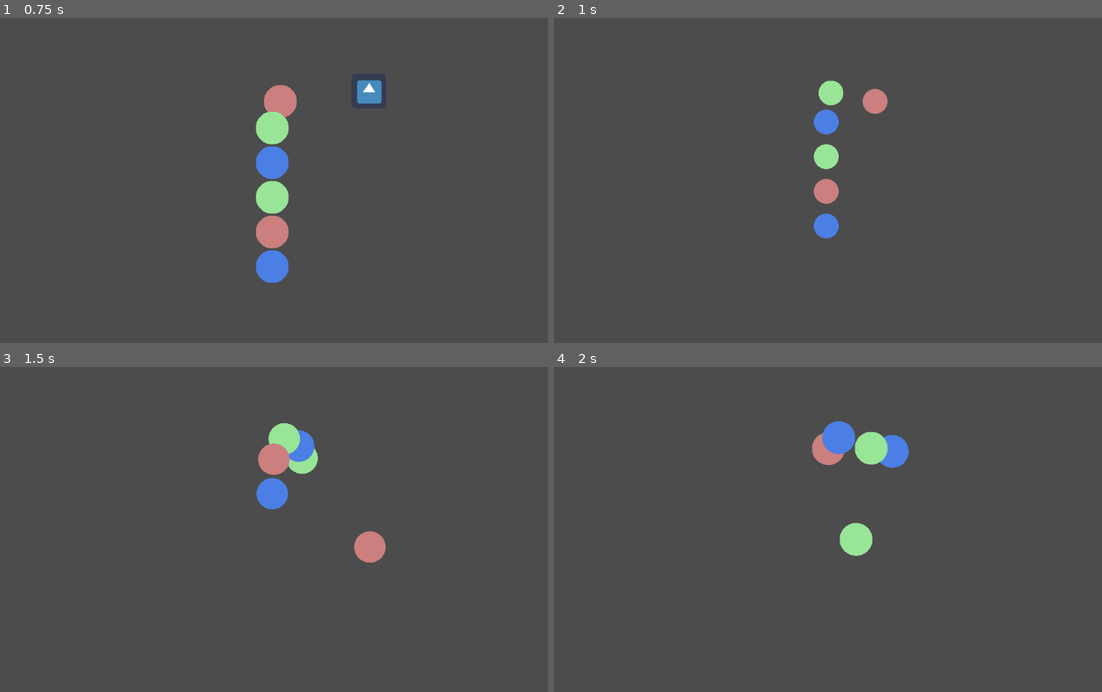
Above: before the commit, frames 1-4 (two rows, left to right).
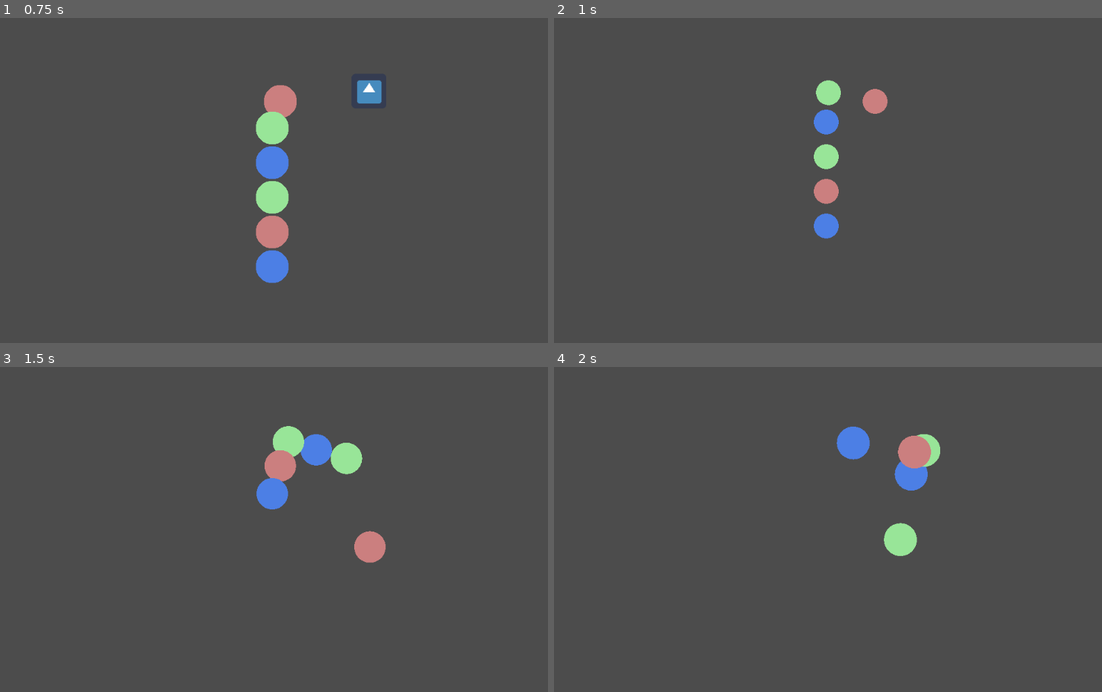
Above: after the commit, the same moments.

Repository: CatOnMars/UndeadCell
Game: Godot game, scene res://Main.tscn
The game is run twice, just before and just after one commit, with the same random seed, the same clock (stepped at 60 frames per second) and the same inputs. The engine's default icon, where the game draws it, is replaced by a stand-in: a white triangle on a blue panel in a dark square.
Inputs:
- Up to frame 1 (0.75 s): hold Right (move_right) from 0.53 s (still down); tap Space (shoot) at 0.6 s
- Up to frame 2 (1 s): keep holding Right (move_right)
- Up to frame 3 (1.5 s): release Right (move_right) at 1.28 s; hold Down (move_down) from 1.28 s (still down); tap Space (shoot) at 1.35 s
- Up to frame 4 (2 s): keep holding Down (move_down)

Frame 1 is identical in both runs. In frame 2, less than 0.1% of the frame differs, in the area x 47-53%, y 19-27%; in frame 3, 1.4%; in frame 4, 3.4%, in the area x 47-71%, y 16-59%.

Commit message:
Changed snake turning algorithm, put movement in physic_process.

Diff:
--- a/cellBlue.tscn
+++ b/cellBlue.tscn
@@ -7,6 +7,6 @@
 shader = ExtResource( 2 )
 shader_param/color = Plane( 0.3, 0.5, 0.9, 1 )
 
-[node name="Sprite4" type="Sprite"]
+[node name="Sprite" type="Sprite"]
 material = SubResource( 1 )
 texture = ExtResource( 1 )
--- a/cellGreen.tscn
+++ b/cellGreen.tscn
@@ -7,6 +7,6 @@
 shader = ExtResource( 2 )
 shader_param/color = Plane( 0.6, 0.9, 0.6, 1 )
 
-[node name="Sprite3" type="Sprite"]
+[node name="Sprite" type="Sprite"]
 material = SubResource( 1 )
 texture = ExtResource( 1 )
--- a/cellRed.tscn
+++ b/cellRed.tscn
@@ -7,6 +7,6 @@
 shader = ExtResource( 2 )
 shader_param/color = Plane( 0.8, 0.5, 0.5, 1 )
 
-[node name="Sprite2" type="Sprite"]
+[node name="Sprite" type="Sprite"]
 material = SubResource( 1 )
 texture = ExtResource( 1 )
--- a/player.gd
+++ b/player.gd
@@ -30,35 +30,28 @@
 		i+=1
 		add_child(node)
 		cellNodes.append(node)
-		reachedTurning.append(true)
-		#turningPnts.append(node.position)
-		turningPnts.append([])
+		turningNo.append(0)
 
-var turningPnts =[]
-var reachedTurning = []
+var turningPnts = []
+var turningNo = []
 func moveCell(i,cell,delta):
-	#print(turningPnts[i])
 	if i==0:
 		cell.position += velocity* delta * movingDir
 	else:
-
-		if not reachedTurning[i] and turningPnts[i].size() > 0 and cell.position.distance_to(turningPnts[i][0])>=velocity*delta:
-			var followDir:Vector2 = (turningPnts[i][0]-cellNodes[i].position).normalized()
-			#print(i,followDir)
-			cell.position += velocity* delta *followDir
+		var turnPntIdx = turningNo[i] - 1
+		if turningNo[i] > 0 :
+			if cell.position.distance_to(turningPnts[turnPntIdx])>1.2*velocity*delta:
+				var followDir:Vector2 = (turningPnts[turnPntIdx]-cellNodes[i].position).normalized()
+				cell.position += velocity* delta *followDir
+			else:
+				cell.position = turningPnts[turnPntIdx]
+				turningNo[i] -= 1
+				if i == (cellNodes.size() -1):
+					turningPnts.pop_back()
 		else:
-			if not reachedTurning[i]:
-				reachedTurning[i] = true
-				if turningPnts[i].size() > 0:
-					cell.position = turningPnts[i].pop_front()
-
-					print("pop")
-					reachedTurning[i] = false
-
-				pass
 			var followDest:Vector2 = cellNodes[i-1].position-movingDir*cellNodes[i-1].texture.get_width()
-			var followDir:Vector2 = (followDest-cellNodes[i].position)
-			cell.position += velocity* delta * followDir.normalized()
+			var followDir:Vector2 = (followDest-cellNodes[i].position).normalized()
+			cell.position += velocity* delta * followDir
 
 
 var bulletVelocity=2000.0
@@ -69,17 +62,16 @@
 		shootNodes.remove(i)
 		shootDir.remove(i)
 
+
 # Called every frame. 'delta' is the elapsed time since the previous frame.
 var head = 0
-var pending_turnpoint = []
-var ref_count = []
-func _process(delta):
-	if Input.is_action_pressed("move_left") or Input.is_action_pressed("move_right") or Input.is_action_pressed("move_down") or Input.is_action_pressed("move_up"):
+func _physics_process(delta):
+	if Input.is_action_just_pressed("move_left") or Input.is_action_just_pressed("move_right") or Input.is_action_just_pressed("move_down") or Input.is_action_just_pressed("move_up"):
+		turningPnts.push_front(cellNodes[0].position)
 		var i=0
 		for cell in cellNodes:
 			if i > 0:
-				turningPnts[i].append(cellNodes[0].position)
-				reachedTurning[i] = false
+				turningNo[i] += 1
 			i+=1
 		#print(pending_turnpoint)
 		#ref_count.append(cellNodes.size()-1)
@@ -98,6 +90,7 @@
 	for cell in cellNodes:
 		moveCell(i,cell,delta)
 		i+=1
+
 	if Input.is_action_just_released("shoot") and cellNodes.size()>1:
 		shootNodes.append(cellNodes[0])
 		shootDir.append(movingDir)
--- a/player.tscn
+++ b/player.tscn
@@ -4,4 +4,5 @@
 
 [node name="RigidBody2D" type="RigidBody2D"]
 mode = 3
+can_sleep = false
 script = ExtResource( 2 )
